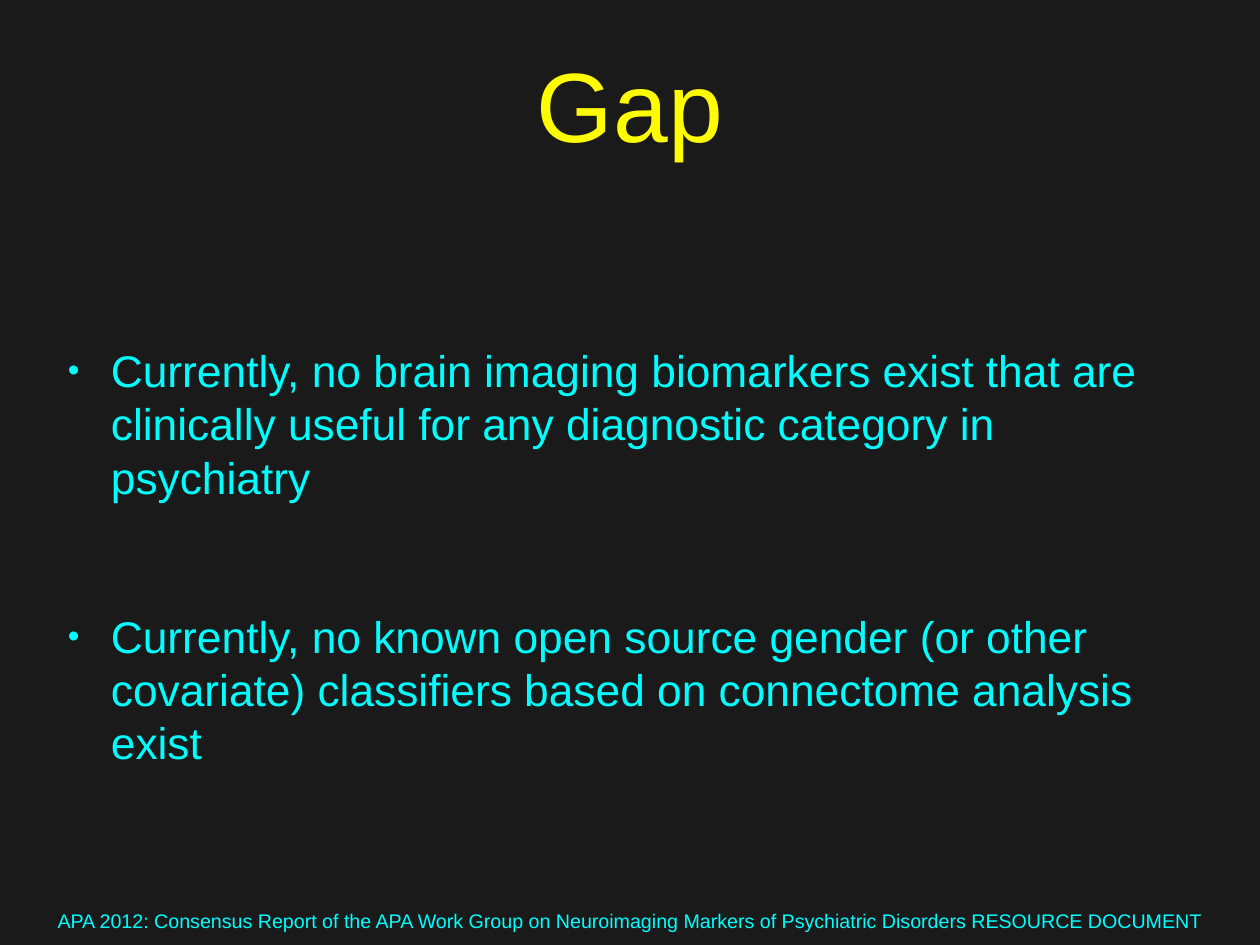
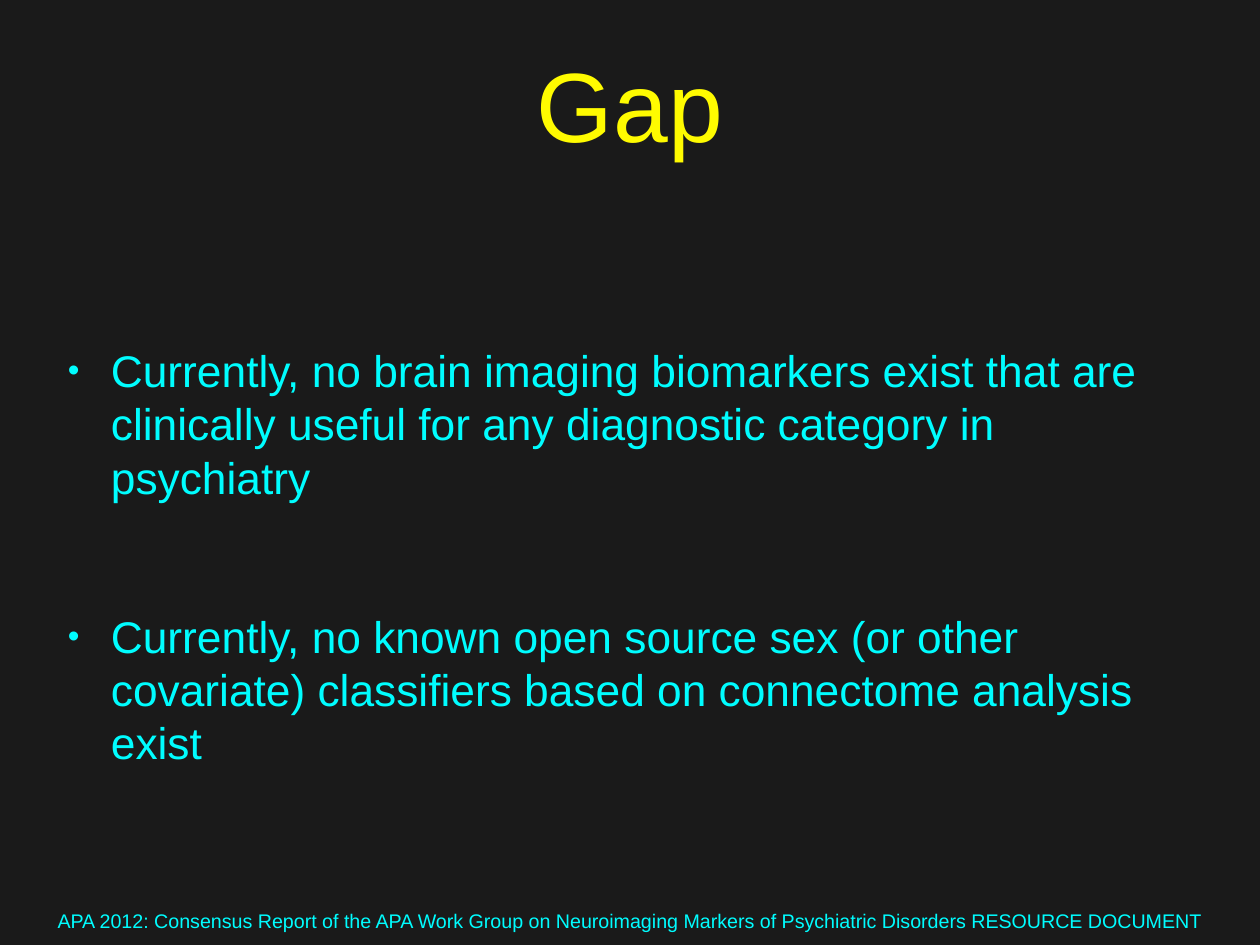
Before and after one commit to Upward-Spiral-Science/TA, a slide deck: slide 3 of draft/summary_presentation.pptx. Drawn at 1260x945 pixels with LibreOffice and Linux fonts; fonts in the diff are those of the drawing; background and template pictures are left out; a plain dark background stands for a picture behind light text. Boxes give left, top, right and bottom in pixels: in the first picture for what was removed or moved away, otherwise in the second. Text is boxed around its words. In the diff, an @@ line names an element or a change of style, - is before the commit and + after.

Commit message:
final updates to presentation

```diff
--- a/draft/summary_presentation.pptx
+++ b/draft/summary_presentation.pptx
@@ text at (111, 621, 1132, 760): text changed @@
-• Currently, no known open source gender (or other covariate) classifiers based on connectome analysis exist
+• Currently, no known open source sex (or other covariate) classifiers based on connectome analysis exist
```
Also in this commit, not shown: 1 slide added, 1 slide removed, 2 other files.
